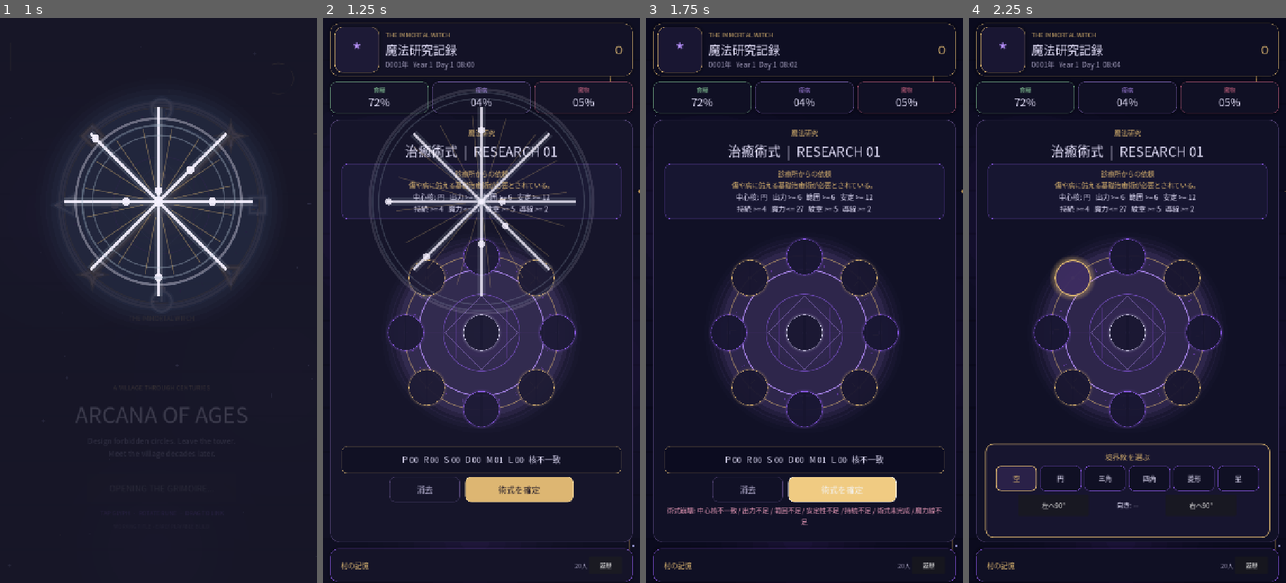
Above: before the commit, frames 1-4 (left to right).
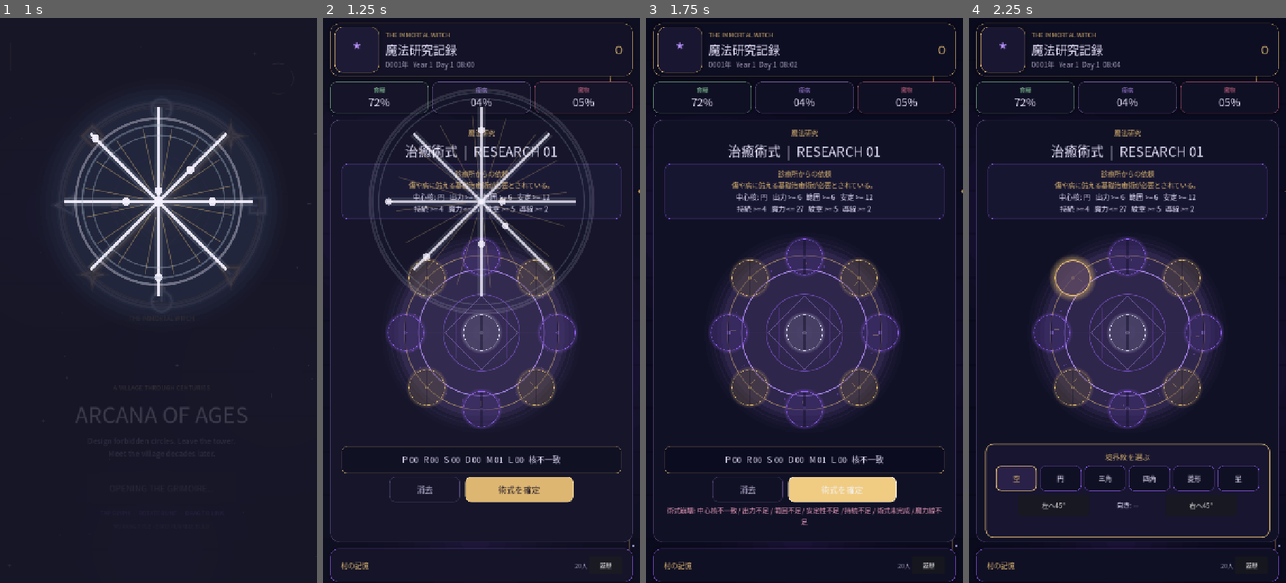
Above: after the commit, the same moments.

Repository: kei060538-commits/VillageGame
Game: Godot game, scene res://scenes/title.tscn
The game is run twice, just before and just after one commit, with the same random seed, the same clock (stepped at 60 frames per second) and the same inputs.
Inputs (mouse positions are in pixels of both pictures, inside the frame that each line leads up to):
- Up to frame 1 (1 s): click "ENTER THE TOWER" at 0.5 s
- Up to frame 2 (1.25 s): no input
- Up to frame 3 (1.75 s): click "術式を確定" at 1.25 s
- Up to frame 4 (2.25 s): click (1073, 277) at 2.02 s

Frame 1 is identical in both runs. In frame 2, 4.4% of the frame differs, in the area x 20-80%, y 39-73%; in frame 3, 4.5%; in frame 4, 4.0%.

Commit message:
Use eight-direction glyph rotation and clearer slots

Diff:
--- a/scripts/systems/magic_research.gd
+++ b/scripts/systems/magic_research.gd
@@ -7,8 +7,8 @@
 
 const GLYPH_NAMES := ["Empty", "Circle", "Triangle", "Square", "Diamond", "Star"]
 const GLYPH_JP := ["空", "円", "三角", "四角", "菱形", "星"]
-const ORIENTATION_NAMES := ["OUT", "CLOCKWISE", "IN", "COUNTER"]
-const ORIENTATION_JP := ["外向", "順流", "内向", "逆流"]
+const ORIENTATION_NAMES := ["OUT", "OUT / CW", "CLOCKWISE", "IN / CW", "IN", "IN / CCW", "COUNTER", "OUT / CCW"]
+const ORIENTATION_JP := ["外向", "外・順流", "順流", "内・順流", "内向", "内・逆流", "逆流", "外・逆流"]
 const FIELDS := ["Healing", "Agriculture", "Construction", "Weather", "Combat"]
 const FIELD_CORE := {
     "Healing": 1,
@@ -270,7 +270,7 @@
     box.add_child(rotate_row)
 
     var rotate_left := Button.new()
-    rotate_left.text = _ui("左へ90°", "ROTATE -90")
+    rotate_left.text = _ui("左へ45°", "ROTATE -45")
     rotate_left.custom_minimum_size = Vector2(160, 48)
     rotate_left.focus_mode = Control.FOCUS_NONE
     rotate_left.add_theme_font_size_override("font_size", 15)
@@ -286,7 +286,7 @@
     rotate_row.add_child(rotation_label)
 
     var rotate_right := Button.new()
-    rotate_right.text = _ui("右へ90°", "ROTATE +90")
+    rotate_right.text = _ui("右へ45°", "ROTATE +45")
     rotate_right.custom_minimum_size = Vector2(160, 48)
     rotate_right.focus_mode = Control.FOCUS_NONE
     rotate_right.add_theme_font_size_override("font_size", 15)
@@ -362,17 +362,29 @@
             stability += int(GLYPH_STABILITY[state])
             efficiency += int(GLYPH_EFFICIENCY[state])
 
-        var orientation: int = glyph_rotations[i] % 4
+        var orientation: int = glyph_rotations[i] % 8
         match orientation:
             0:
                 reach += 1
             1:
+                reach += 1
                 duration += 1
             2:
+                duration += 1
+            3:
+                duration += 1
+                stability += 1
+            4:
                 stability += 1
                 efficiency += 1
-            3:
+            5:
+                stability += 1
                 power += 1
+            6:
+                power += 1
+            7:
+                power += 1
+                reach += 1
 
     var active_links := 0
     for link in connections:
@@ -451,10 +463,10 @@
         return
 
     var slot: int = selected_slot
-    glyph_rotations[slot] = (glyph_rotations[slot] + step + 4) % 4
+    glyph_rotations[slot] = (glyph_rotations[slot] + step + 8) % 8
     selected_slot = -1
     glyph_picker.visible = false
-    status_label.text = _ui("紋章の向きを変更した。", "GLYPH ORIENTATION CHANGED.")
+    status_label.text = _ui("紋章を45°回転した。", "GLYPH ROTATED 45 DEGREES.")
     _refresh_profile()
     _sync_circle_visual()
     _refresh_slot_styles()
@@ -726,8 +738,8 @@
             rotation_label.text = _ui("向き: --", "ORIENT: --")
         else:
             rotation_label.text = _ui(
-                "向き: %s" % ORIENTATION_JP[glyph_rotations[selected_slot] % 4],
-                "ORIENT: %s" % ORIENTATION_NAMES[glyph_rotations[selected_slot] % 4]
+                "向き: %s" % ORIENTATION_JP[glyph_rotations[selected_slot] % 8],
+                "ORIENT: %s" % ORIENTATION_NAMES[glyph_rotations[selected_slot] % 8]
             )
 
 func _circle_local_position(viewport_position: Vector2) -> Vector2:
@@ -770,10 +782,10 @@
 
 func _slot_tooltip(index: int) -> String:
     if index == 4:
-        return _ui("中心核: 魔法分野と主出力。回転で流れを調整し、他の紋章へドラッグして接続する。", "Core: magic field and main output. Rotate it or drag to another glyph to wire it.")
+        return _ui("中心核: 魔法分野と主出力。45°刻みの回転で流れを調整し、他の紋章へドラッグして接続する。", "Core: magic field and main output. Rotate in 45-degree steps or drag to another glyph to wire it.")
     if _is_corner(index):
-        return _ui("境界紋: 主に範囲と封じ込め。回転と魔力線で性能が変わる。", "Boundary: mainly range and containment. Rotation and links change its behavior.")
-    return _ui("導流紋: 主に出力、持続、魔力流。別の紋章へドラッグして接続する。", "Flow: mainly power, duration and mana flow. Drag it to another glyph to connect.")
+        return _ui("境界紋: 主に範囲と封じ込め。45°刻みの回転と魔力線で性能が変わる。", "Boundary: mainly range and containment. 45-degree rotation and links change its behavior.")
+    return _ui("導流紋: 主に出力、持続、魔力流。45°刻みで向きを変え、別の紋章へドラッグして接続する。", "Flow: mainly power, duration and mana flow. Rotate in 45-degree steps and drag to another glyph to connect.")
 
 func _glyph_name(state: int) -> String:
     if state < 0 or state >= GLYPH_NAMES.size():
@@ -813,14 +825,14 @@
         bg = Color("2d2454")
     if selected:
         bg = Color("38295f")
-    bg.a = 0.94
+    bg.a = 0.62 if selected else (0.50 if highlighted else 0.34)
     var linked: bool = _slot_connection_count(index) > 0
-    var border_alpha: float = 1.0 if selected or highlighted or linked else 0.55
+    var border_alpha: float = 1.0 if selected or highlighted or linked else 0.68
     var border: Color = Color(role_color, border_alpha)
     var width: int = 3 if selected else (2 if highlighted or linked else 1)
     var style := _panel_style(bg, border, 41, width)
-    style.shadow_color = Color(role_color, 0.40 if selected else (0.34 if highlighted or linked else 0.18))
-    style.shadow_size = 12 if selected else (10 if highlighted or linked else 5)
+    style.shadow_color = Color(role_color, 0.48 if selected else (0.40 if highlighted or linked else 0.24))
+    style.shadow_size = 14 if selected else (11 if highlighted or linked else 7)
     return style
 
 func _picker_style(active: bool, highlighted: bool) -> StyleBoxFlat:
